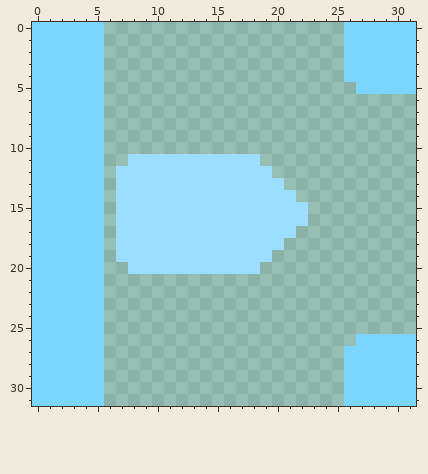
Two states of a pixel-art sprite, sprites/blocks/distribution/mover/mover-top-4.png. The first picture shows the starting point.
The file is 32x32 pixels.
After the commit:
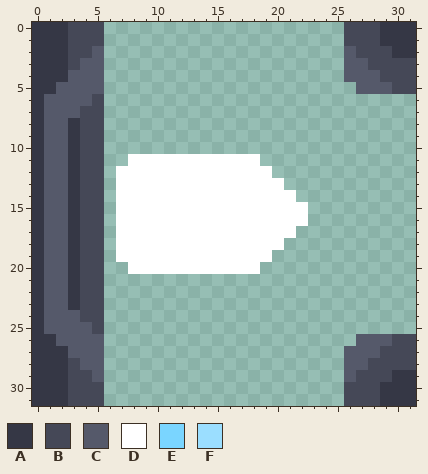
Palette (. is transparent): A #353745  B #454857  C #55596a  D #ffffff  E #7ad5ff  F #9bdeff
The exact change:
Changed rows in their new state; - is an unchanged pixel.
first column x 0:
 0 AAABBB--------------------BBBAAA
 1 AAABBB--------------------BBBAAA
 2 AAABBC--------------------CBBBAA
 3 AAABCC--------------------CCBBBB
 4 AAACCC--------------------CCCBBB
 5 AACCCC---------------------CCCBB
 6 ACCCCB--------------------------
 7 ACCCBB--------------------------
 8 ACCABB--------------------------
 9 ACCABB--------------------------
10 ACCABB--------------------------
11 ACCABB--DDDDDDDDDDD-------------
12 ACCABB-DDDDDDDDDDDDD------------
13 ACCABB-DDDDDDDDDDDDDD-----------
14 ACCABB-DDDDDDDDDDDDDDD----------
15 ACCABB-DDDDDDDDDDDDDDDD---------
16 ACCABB-DDDDDDDDDDDDDDDD---------
17 ACCABB-DDDDDDDDDDDDDDD----------
18 ACCABB-DDDDDDDDDDDDDD-----------
19 ACCABB-DDDDDDDDDDDDD------------
20 ACCABB--DDDDDDDDDDD-------------
21 ACCABB--------------------------
22 ACCABB--------------------------
23 ACCABB--------------------------
24 ACCCBB--------------------------
25 ACCCCB--------------------------
26 AACCCC---------------------CCCBB
27 AAACCC--------------------CCCBBB
28 AAABCC--------------------CCBBBB
29 AAABBC--------------------CBBBAA
30 AAABBB--------------------BBBAAA
31 AAABBB--------------------BBBAAA
Changed places in both pictures, as pixel boxes (x1, y1, x2, y2):
changed: (32, 22, 308, 406)
changed: (344, 22, 416, 94)
changed: (344, 334, 416, 406)
